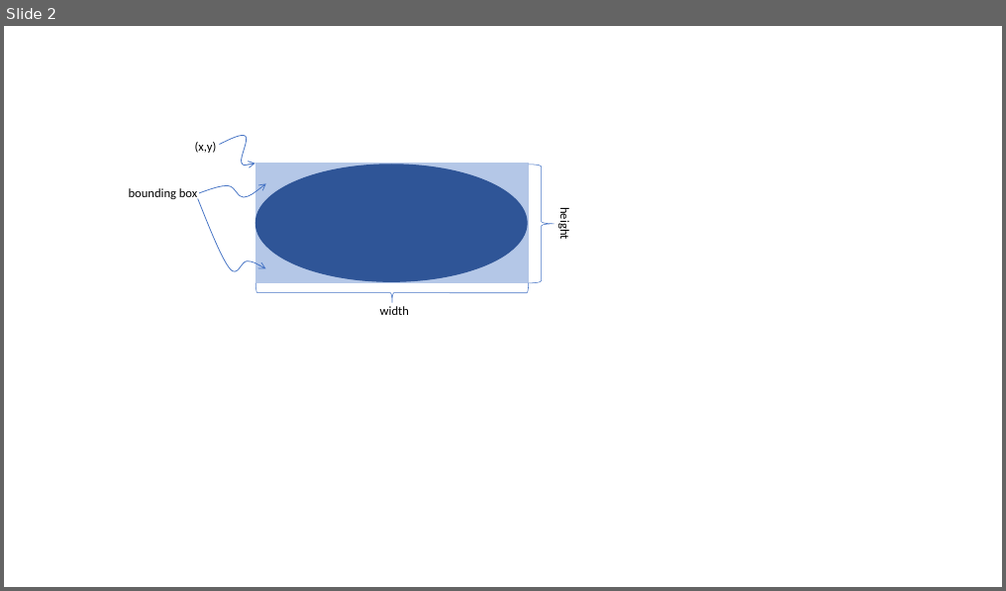
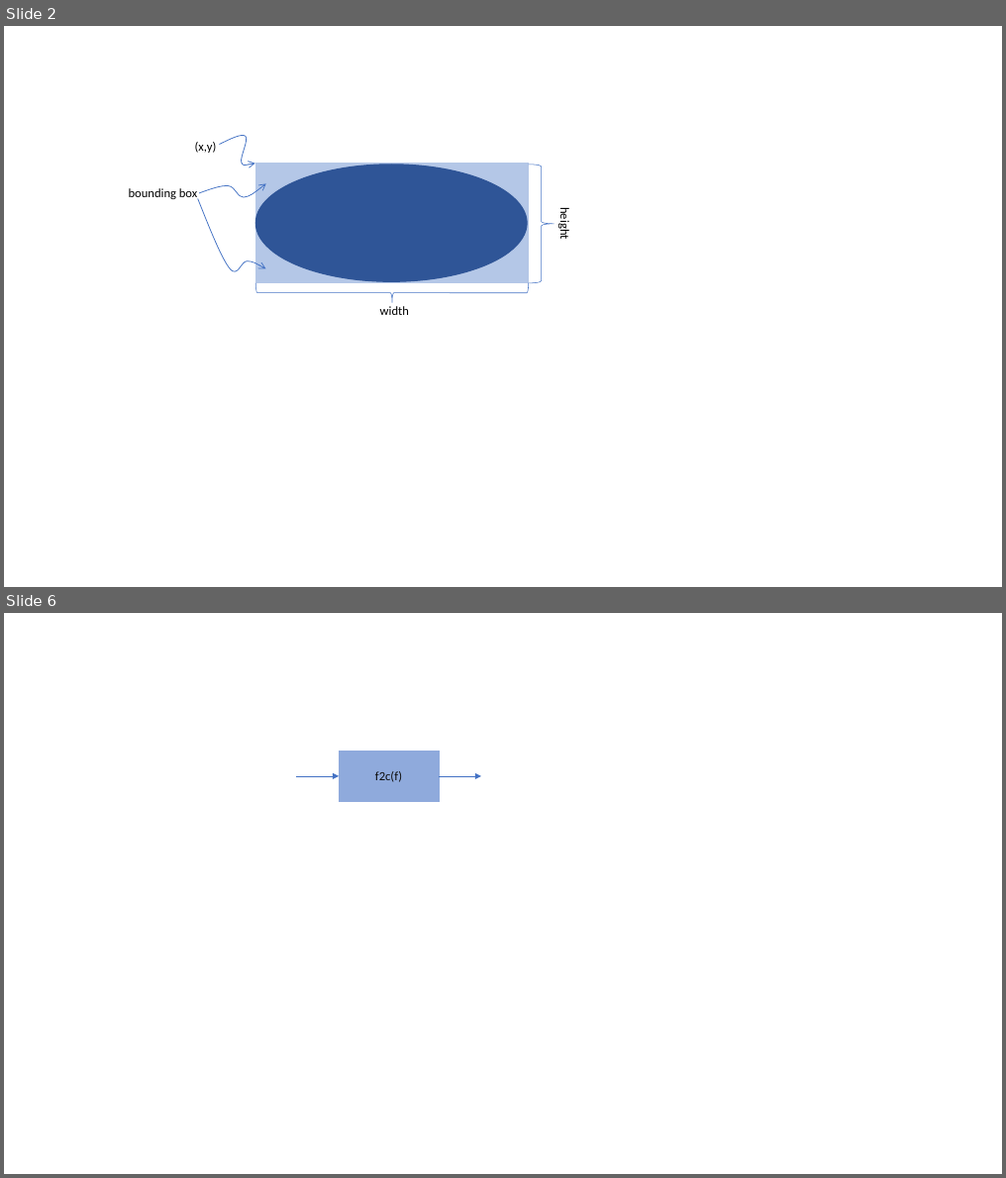
Before and after one commit to edharcourt/CS140, a slide deck: images/pygame_rect_window.pptx. Shown one above the other, each under a label of ours: slide 2 before the commit, slides 2 and 6 after it; the slides between them are not shown. The pictures are 1006x591 and 1006x1178 pixels, drawn with LibreOffice and Linux fonts; fonts in the diff are those of the drawing. Boxes give left, top, right and bottom in pixels: in the first picture for what was removed or moved away, otherwise in the second. Text is boxed around its words. In the diff, an @@ line names an element or a change of style, - is before the commit and + after.

```diff
--- a/images/pygame_rect_window.pptx
+++ b/images/pygame_rect_window.pptx
@@ slide 6 added at [4, 613, 1002, 1174], background #FFFFFF @@
@@ rectangle added at [339, 751, 439, 802], fill #8FAADC, outline #8FAADC 1 pt, 12 pt, text #0D0D0D @@
+f2c(f)
@@ arrow added from (296, 776) to (339, 776), #4472C4 0.5 pt @@
@@ arrow added from (439, 776) to (481, 776), #4472C4 0.5 pt @@
```
Also in this commit, not shown: 3 other slides added, 6 other files.
